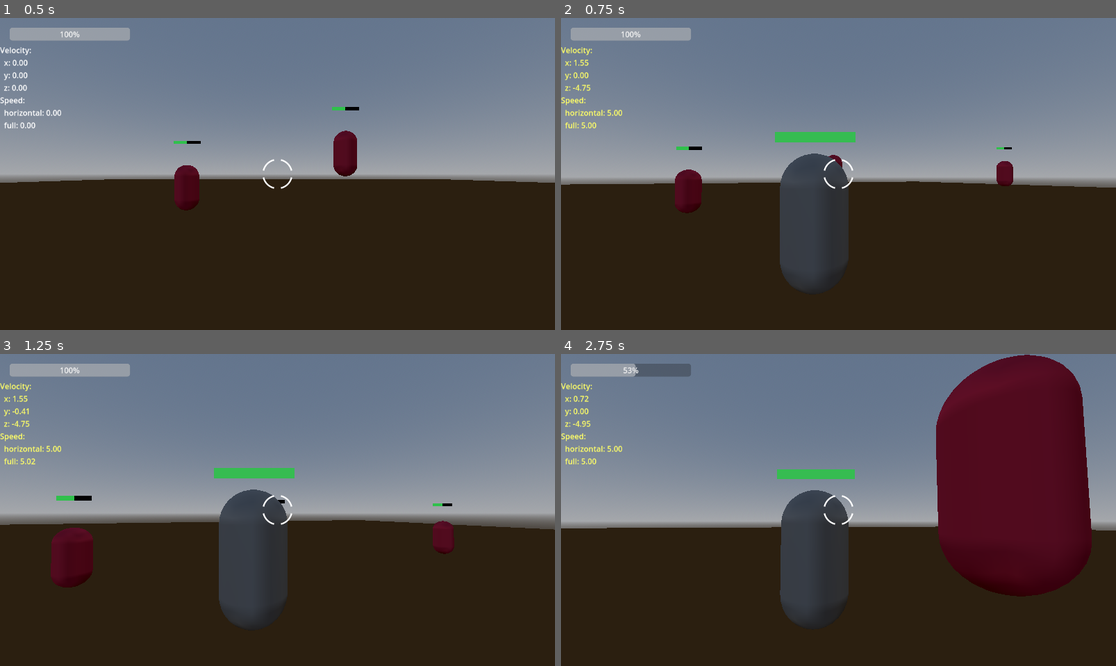
Above: before the commit, frames 1-4 (two rows, left to right).
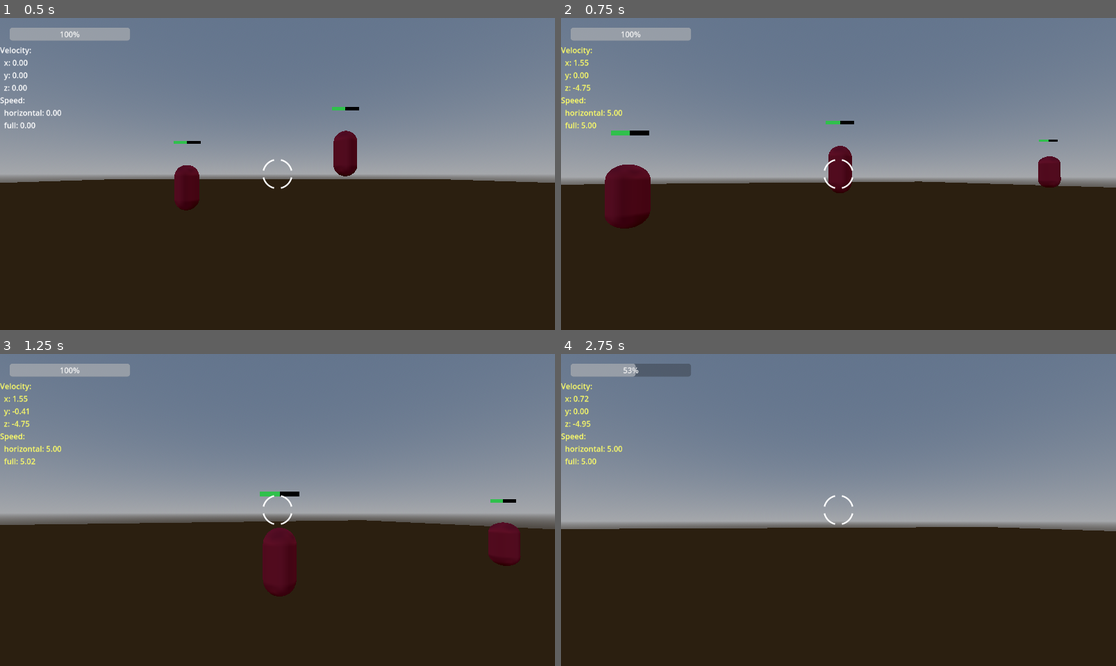
Above: after the commit, the same moments.

Repository: M4tt-/arena-fps
Game: Godot game, scene res://scenes/main/main.tscn
Two runs of this game, one before a commit and one after it. Both use one fixed random seed, a clock stepped at 60 frames per second and the inputs below.
Inputs (mouse positions are in pixels of both pictures, inside the frame that each line leads up to):
- Up to frame 1 (0.5 s): no input
- Up to frame 2 (0.75 s): tap Enter at 0.5 s; move the mouse to (866, 174) at 0.52 s; hold W (move_forward) from 0.53 s (still down); hold T (toggle_third_person) from 0.53 s (still down)
- Up to frame 3 (1.25 s): keep holding W (move_forward); keep holding T (toggle_third_person); tap Space (jump) at 0.77 s
- Up to frame 4 (2.75 s): keep holding W (move_forward); move the mouse to (810, 510) at 1.27 s; release T (toggle_third_person) at 1.28 s; click (810, 510) at 1.35 s; tap Space (jump) at 1.52 s; tap T (toggle_third_person) at 1.55, 2.3 s; move the mouse to (849, 503) at 2.02 s; hold Right mouse button (jetpack) from 2.03 s (still down)

Frame 1 is identical in both runs. In frame 2, 8.4% of the frame differs, in the area x 1-98%, y 32-88%; in frame 3, 8.2%; in frame 4, 24%, in the area x 0-100%, y 0-87%.

Commit message:
Fixed pitch by adding PivotPitch node in CameraController

Diff:
--- a/scenes/actors/player/player_controller.tscn
+++ b/scenes/actors/player/player_controller.tscn
@@ -39,20 +39,23 @@
 transform = Transform3D(1, 0, 0, 0, 1, 0, 0, 0, 1, 0, 1, 0)
 shape = SubResource("CapsuleShape3D_lvefo")
 
-[node name="CameraController" type="Node3D" parent="." node_paths=PackedStringArray("player_controller", "component_mouse_capture", "camera_rig", "boom", "camera")]
+[node name="CameraController" type="Node3D" parent="." node_paths=PackedStringArray("player_controller", "component_mouse_capture", "pitch_pivot", "camera_rig", "boom", "camera")]
 script = ExtResource("1_4q5nu")
-debug = true
 player_controller = NodePath("..")
 component_mouse_capture = NodePath("../Components/MouseCapture")
-camera_rig = NodePath("CameraRig")
-boom = NodePath("CameraRig/Boom")
-camera = NodePath("CameraRig/Boom/Camera3D")
+pitch_pivot = NodePath("PitchPivot")
+camera_rig = NodePath("PitchPivot/CameraRig")
+boom = NodePath("PitchPivot/CameraRig/Boom")
+camera = NodePath("PitchPivot/CameraRig/Boom/Camera3D")
 
-[node name="CameraRig" type="Node3D" parent="CameraController"]
+[node name="PitchPivot" type="Node3D" parent="CameraController"]
+transform = Transform3D(1, 0, 0, 0, 1, 0, 0, 0, 1, 0, 1.6, 0)
 
-[node name="Boom" type="SpringArm3D" parent="CameraController/CameraRig"]
+[node name="CameraRig" type="Node3D" parent="CameraController/PitchPivot"]
 
-[node name="Camera3D" type="Camera3D" parent="CameraController/CameraRig/Boom"]
+[node name="Boom" type="SpringArm3D" parent="CameraController/PitchPivot/CameraRig"]
+
+[node name="Camera3D" type="Camera3D" parent="CameraController/PitchPivot/CameraRig/Boom"]
 
 [node name="Components" type="Node" parent="."]
 
@@ -64,7 +67,7 @@
 projectile_scene = ExtResource("5_m7hbg")
 projectile_data = ExtResource("6_2k8ub")
 player = NodePath("..")
-camera = NodePath("../CameraController/CameraRig/Boom/Camera3D")
+camera = NodePath("../CameraController/PitchPivot/CameraRig/Boom/Camera3D")
 
 [node name="UiAnchor" type="Marker3D" parent="."]
 transform = Transform3D(1, 0, 0, 0, 1, 0, 0, 0, 1, 0, 2.25, 0)
--- a/scripts/actors/player/camera_controller.gd
+++ b/scripts/actors/player/camera_controller.gd
@@ -1,41 +1,35 @@
 class_name CameraController extends Node3D
 
-@export var debug : bool = false
-@export_category("References")
-@export var player_controller : PlayerController
-@export var component_mouse_capture : MouseCaptureComponent
+@export var player_controller: PlayerController
+@export var component_mouse_capture: MouseCaptureComponent
 
 @export_category("Camera Nodes")
-@export var camera_rig : Node3D   # positional offsets live here
-@export var boom : SpringArm3D    # for wall clipping avoidance
-@export var camera : Camera3D     # the actual camera
+@export var pitch_pivot: Node3D # PitchPivot node represents bending at neck for pitch
+@export var camera_rig: Node3D
+@export var boom: SpringArm3D
+@export var camera: Camera3D
 
-@export_category("Camera Settings")
-@export_group("Camera Tilt")
-@export_range(-90, -60) var tilt_lower_limit : int = -90 # deg
-@export_range(60, 90) var tilt_upper_limit : int = 90 # deg
+@export_range(-90, -60) var tilt_lower_limit: int = -90
+@export_range(60, 90) var tilt_upper_limit: int = 90
 
+enum ViewMode { FIRST_PERSON, THIRD_PERSON }
+@export var view_mode: ViewMode = ViewMode.FIRST_PERSON
 
-@export_group("View Mode")
-enum ViewMode { FIRST_PERSON, THIRD_PERSON }
-@export var view_mode : ViewMode = ViewMode.FIRST_PERSON
+@export var head_height: float = 1.6
 
-@export_group("First Person")
-@export var fp_rig_offset := Vector3(0.0, 1.6, 0.0)  # where the camera rig sits (head height)
-@export var fp_camera_local := Vector3(0.0, 0.0, 0.0)  # camera relative to rig
+@export var tp_distance: float = 3.0
+@export var tp_shoulder: float = 0.35
+@export var tp_pitch_bias_deg: float = -2.0
 
-@export_group("Third Person")
-@export var tp_rig_offset := Vector3(0.0, 1.7, 0.0)   # slightly higher is often nicer
-@export var tp_distance : float = 3.0
-@export var tp_shoulder : float = 0.35                # right shoulder; set 0 for centered
-@export var tp_pitch_bias_deg : float = -2.0          # tiny downward bias to keep aim comfy
+var _rotation := Vector3.ZERO
 
-
-var _rotation : Vector3
-
-# Called when the node enters the scene tree for the first time.
 func _ready() -> void:
 	_rotation = Vector3.ZERO
+
+	# Head height belongs on the pivot that rotates
+	if pitch_pivot:
+		pitch_pivot.position = Vector3(0.0, head_height, 0.0)
+
 	_apply_view_mode()
 
 func _physics_process(delta: float) -> void:
@@ -47,33 +41,22 @@
 		update_camera_rotation(look)
 		component_mouse_capture.clear_mouse_input()
 
-func _unhandled_input(event: InputEvent) -> void:
-	if event.is_action_pressed("toggle_third_person"):
-		toggle_view_mode()
-
-func toggle_view_mode() -> void:
-	view_mode = ViewMode.THIRD_PERSON if view_mode == ViewMode.FIRST_PERSON else ViewMode.FIRST_PERSON
-	_apply_view_mode()
-
-func set_view_mode(mode: ViewMode) -> void:
-	view_mode = mode
-	_apply_view_mode()
-
 func update_camera_rotation(input: Vector2) -> void:
 	_rotation.x += input.y
 	_rotation.y += input.x
 	_rotation.x = clamp(_rotation.x, deg_to_rad(tilt_lower_limit), deg_to_rad(tilt_upper_limit))
 
-	# Yaw
-	var _player_rotation = Vector3(0.0, _rotation.y, 0.0)
-	player_controller.update_rotation(_player_rotation)
+	# Yaw to player (unchanged)
+	player_controller.update_rotation(Vector3(0.0, _rotation.y, 0.0))
 
-	# Pitch stays on this node, with an optional tiny bias in 3P
+	# Pitch to PitchPivot (NEW)
 	var pitch_bias := deg_to_rad(tp_pitch_bias_deg) if view_mode == ViewMode.THIRD_PERSON else 0.0
-	var _camera_rotation = Vector3(_rotation.x + pitch_bias, 0.0, 0.0)
-
-	transform.basis = Basis.from_euler(_camera_rotation)
-	rotation.z = 0.0
+	var pitch := _rotation.x + pitch_bias
+	if pitch_pivot:
+		pitch_pivot.rotation.x = pitch
+		pitch_pivot.rotation.z = 0.0
+	else:
+		push_error("PitchPivot not set in CameraController.")
 
 func _apply_view_mode() -> void:
 	if camera_rig == null or camera == null:
@@ -81,14 +64,11 @@
 
 	var is_tp := view_mode == ViewMode.THIRD_PERSON
 
-	# Move the rig (height/overall offset from player)
-	camera_rig.position = tp_rig_offset if is_tp else fp_rig_offset
+	# In FPS, rig stays at origin so pitch does not induce translation
+	camera_rig.position = Vector3(tp_shoulder, 0.0, 0.0) if is_tp else Vector3.ZERO
 
 	if boom:
-		# SpringArm mode: distance handled by spring length; shoulder handled by boom position
-		boom.position = Vector3(tp_shoulder, 0.0, 0.0) if is_tp else Vector3.ZERO
 		boom.spring_length = tp_distance if is_tp else 0.0
-		camera.position = Vector3.ZERO if is_tp else fp_camera_local
+		camera.position = Vector3.ZERO
 	else:
-		# No SpringArm: camera sits behind rig directly
-		camera.position = Vector3(tp_shoulder, 0.0, -tp_distance) if is_tp else fp_camera_local
+		camera.position = Vector3(0.0, 0.0, -tp_distance) if is_tp else Vector3.ZERO
